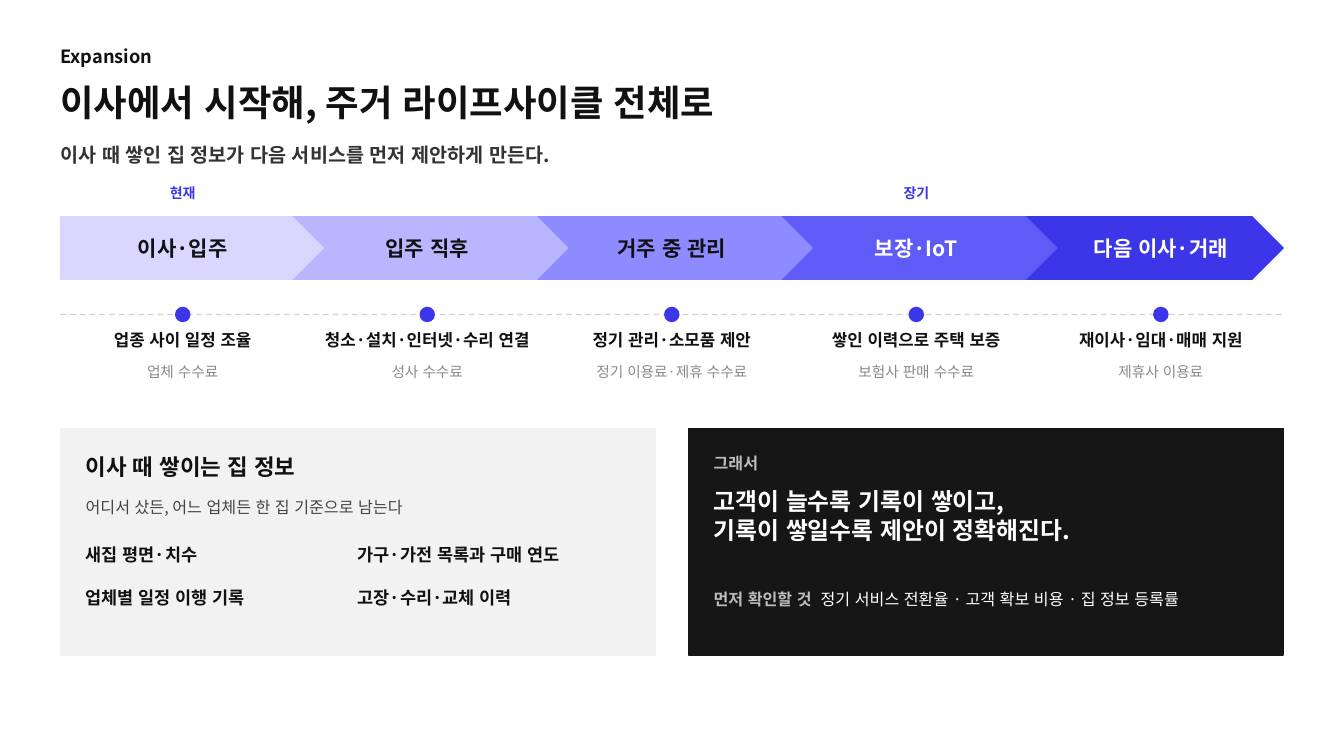
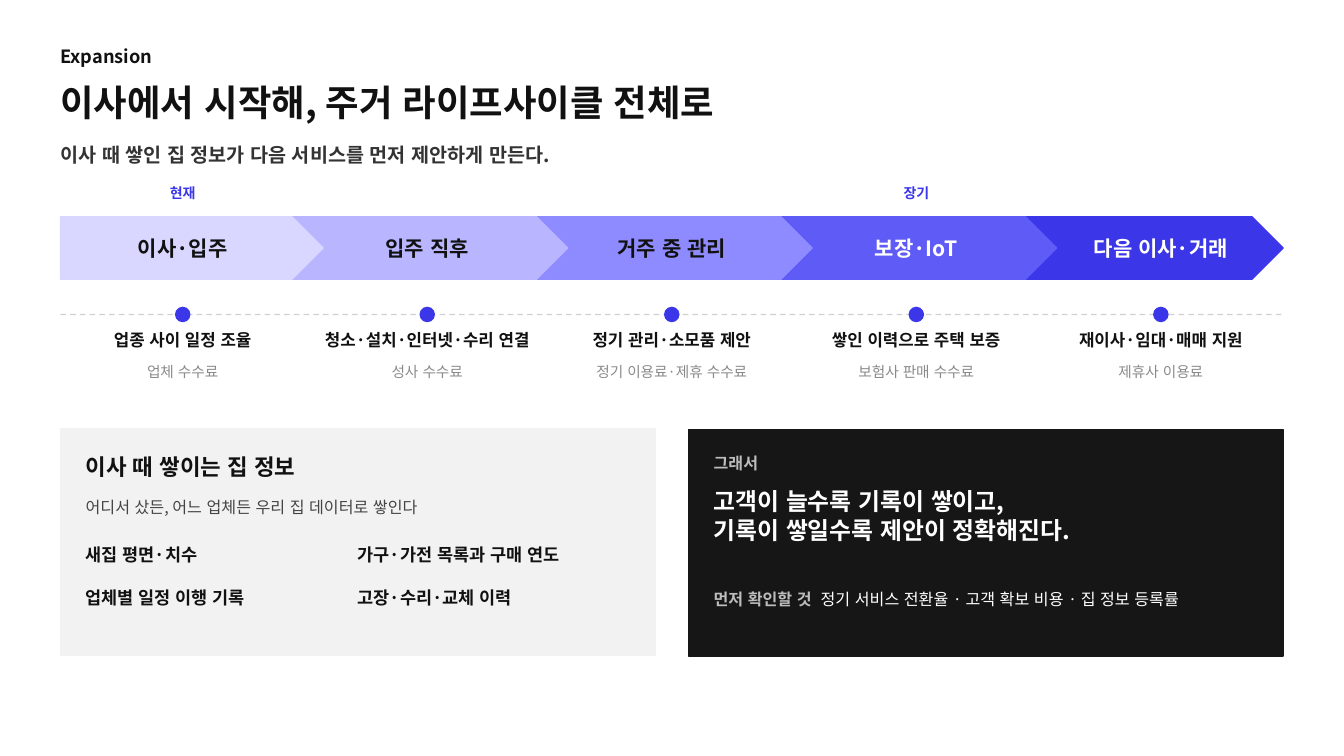
Before and after one commit to stwpst10-collab/teoo, a slide deck: slide 11 of 20-ROOMOVE/산출물/ROOMOVE 확장·경쟁 분석 발표 팀 톤 2026-11-27 v1.pptx. Drawn at 1344x756 pixels with LibreOffice and Linux fonts; fonts in the diff are those of the drawing. Boxes give left, top, right and bottom in pixels: in the first picture for what was removed or moved away, otherwise in the second. Text is boxed around its words. In the diff, an @@ line names an element or a change of style, - is before the commit and + after.

```diff
--- a/20-ROOMOVE/산출물/ROOMOVE 확장·경쟁 분석 발표 팀 톤 2026-11-27 v1.pptx
+++ b/20-ROOMOVE/산출물/ROOMOVE 확장·경쟁 분석 발표 팀 톤 2026-11-27 v1.pptx
@@ text at (86, 499, 418, 516): text changed @@
-어디서 샀든, 어느 업체든 한 집 기준으로 남는다
+어디서 샀든, 어느 업체든 우리 집 데이터로 쌓인다
```
Also in this commit, not shown: 3 other slides changed, 6 other files.
